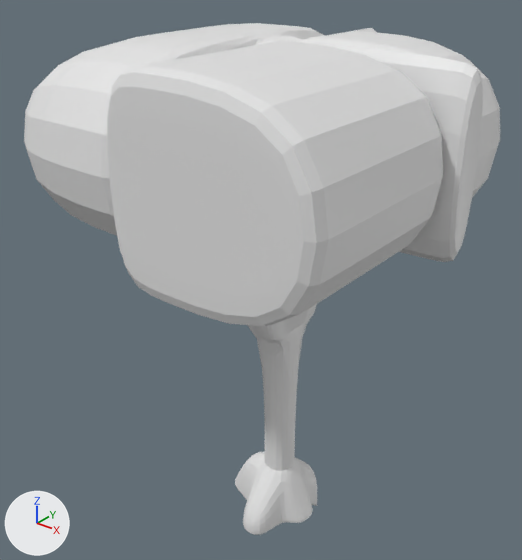
Two versions of the Blender file tree5.blend, one commit apart.
Rendered twice from a 50 mm lens placed at (12.4, -16.5, 18.4), pointed at (-0.7, -0.2, 8.2). Every picture has the same lights, and +X, +Y and +Z are marked at lower left.
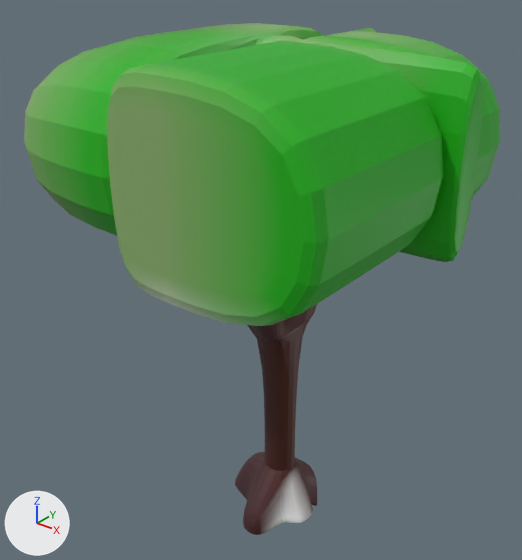
Where the change shows, as pixel boxes (x1, y1, x2, y2) in the pictures (522 x 560 px):
'Cube', recoloured (grey to green)
    both: (24, 23, 500, 535)

Patch to the scene script:
```diff
--- a/tree5.blend.py
+++ b/tree5.blend.py
@@ mat_material_001 @@
+mat_material_001 = bpy.data.materials.new('Material.001')
+mat_material_001.use_nodes = True; mat_material_001.node_tree.nodes.clear()
+_N = mat_material_001.node_tree.nodes; _L = mat_material_001.node_tree.links
+n0 = _N.new('ShaderNodeBsdfPrincipled'); n0.name = 'Principled BSDF'
+n1 = _N.new('ShaderNodeOutputMaterial'); n1.name = 'Material Output'
+n2 = _N.new('ShaderNodeVertexColor'); n2.name = 'Color Attribute'
+_L.new(n0.outputs[0], n1.inputs[0])  # 'BSDF' to 'Surface'
+_L.new(n2.outputs[0], n0.inputs[0])  # 'Color' to 'Base Color'
@@ me_cube_001 @@
 me_cube_001.from_pydata(...)  # 178 vertices, 176 faces; spans x -11.1..9.8, y -10.7..8.4, z -1.2..2.0
+me_cube_001.materials.append(mat_material_001)
```
